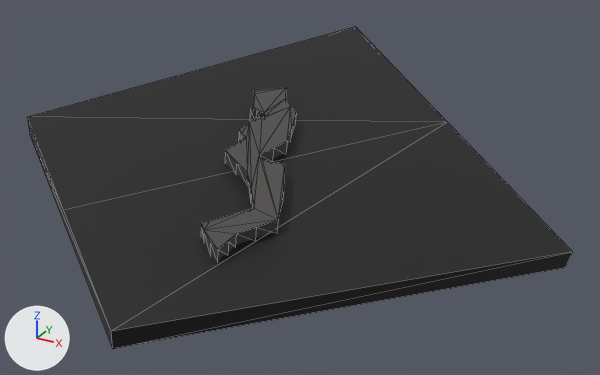
The OBJ model src/main/resources/assets/stargate/models/DHD/029.obj: old version first, new version second.
Before and after are seen from a 50 mm camera at (0.305, 0.1052, 1.0876) aimed at (0.2023, 0.2918, 0.9942). The axes (+X, +Y, +Z) are drawn at lower left. The lights are the same throughout. The picture after the commit comes second. Mesh edges are drawn as thin lines. Where no turn or scale is listed for an object, it has been applied to the vertices.

The older version as bpy lines, for what is in view:
```python
me_029 = bpy.data.meshes.new('029')
me_029.from_pydata(...)  # 92 vertices, 135 faces; spans x 0.1283..0.2749, y 0.2201..0.3698, z 0.9802..1.0221
me_029.materials.append(mat_glyph)  # picture img_milky_way_dhd_glyphs_png
ob_029 = bpy.data.objects.new('029', me_029)
ob_029.location = (0.0, 0.0, 0.0)
```
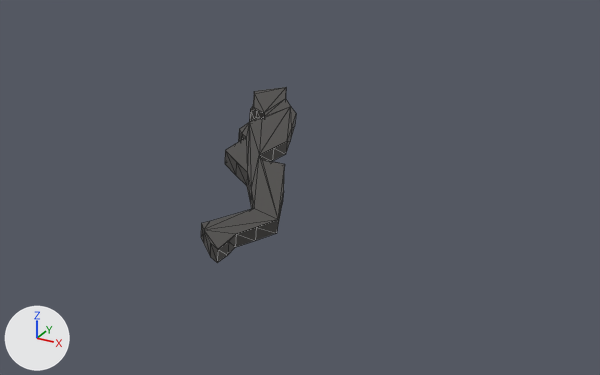
Patch to the scene script:
```diff
--- a/src/main/resources/assets/stargate/models/DHD/029.obj.py
+++ b/src/main/resources/assets/stargate/models/DHD/029.obj.py
@@ me_029 @@
 # used by ob_029; location = (0.0, 0.0, 0.0)
-me_029.from_pydata(...)  # 92 vertices, 135 faces; spans x 0.1283..0.2749, y 0.2201..0.3698, z 0.9802..1.0221
+me_029.from_pydata(...)  # 82 vertices, 121 faces; spans x 0.1766..0.2101, y 0.2496..0.3169, z 0.9901..1.0143
+# me_029 part 1: the loose piece of 10 vertices spanning x 0.1283..0.2749, y 0.2201..0.3698, z 0.9802..1.0221 is deleted
 me_029.materials.append(mat_glyph)
```

Changed parts and their boxes (x1, y1, x2, y2) in the pictures (600 x 375 px):
'029', reshaped (82% narrower, 45% shorter): before (27, 27, 572, 349); after (201, 87, 296, 263)
part 1 of me_029, deleted: before (27, 27, 572, 349)
